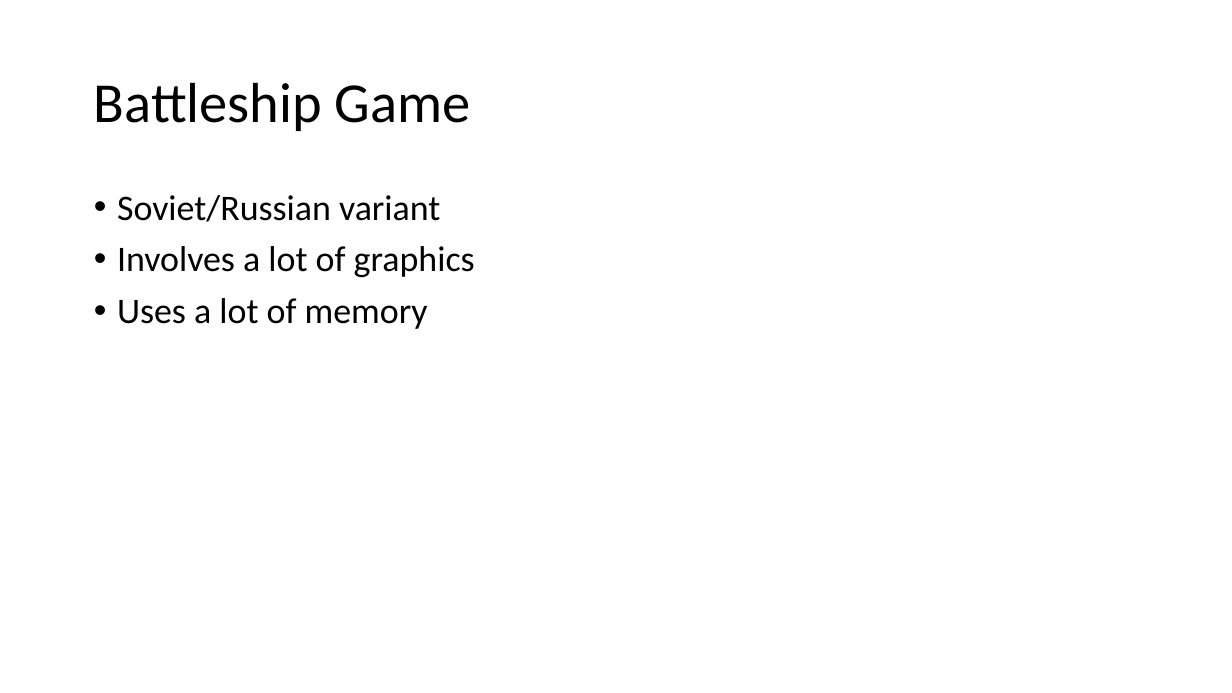
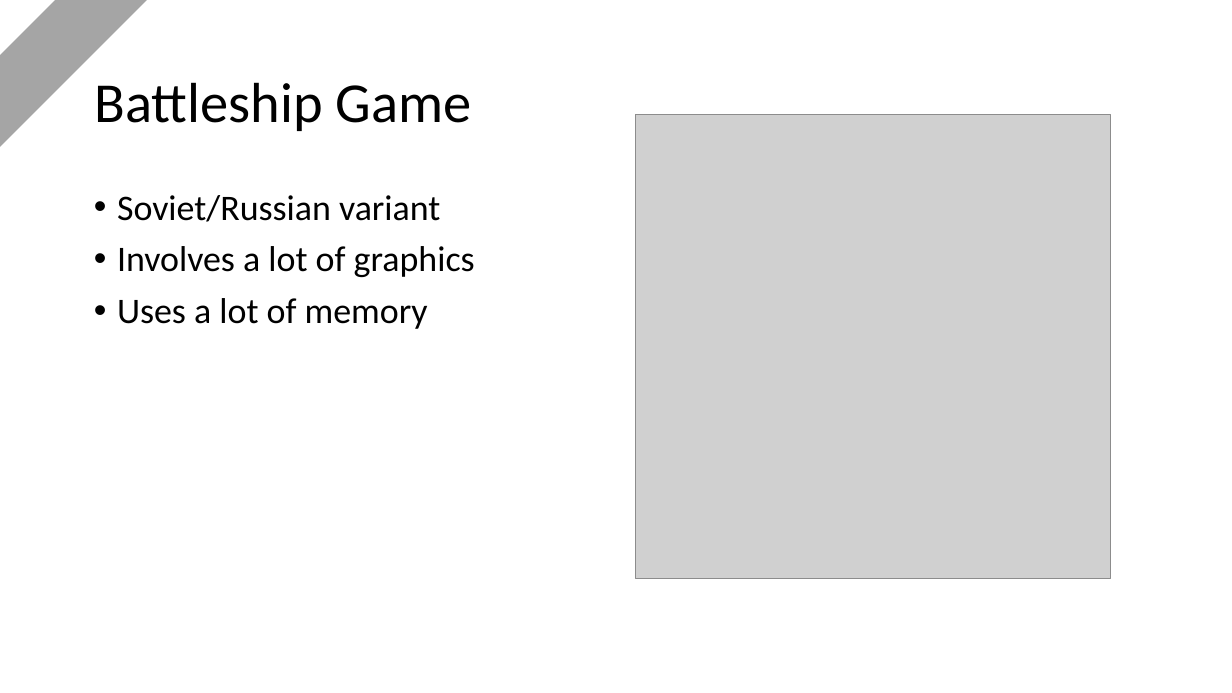
Before and after one commit to Intelix8996/cdm-project, a slide deck: slide 13 of docs/project.pptx. Drawn at 1232x693 pixels with LibreOffice and Linux fonts; fonts in the diff are those of the drawing; grey boxes stand for pictures. Boxes give left, top, right and bottom in pixels: in the first picture for what was removed or moved away, otherwise in the second. Text is boxed around its words. In the diff, an @@ line names an element or a change of style, - is before the commit and + after.

```diff
--- a/docs/project.pptx
+++ b/docs/project.pptx
@@ rectangle added at [0,0,155,156], fill #A5A5A5 @@
@@ picture added at [636,115,1112,579] @@
```
Also in this commit, not shown: 13 other slides changed, 5 slides added, 4 slides removed.
